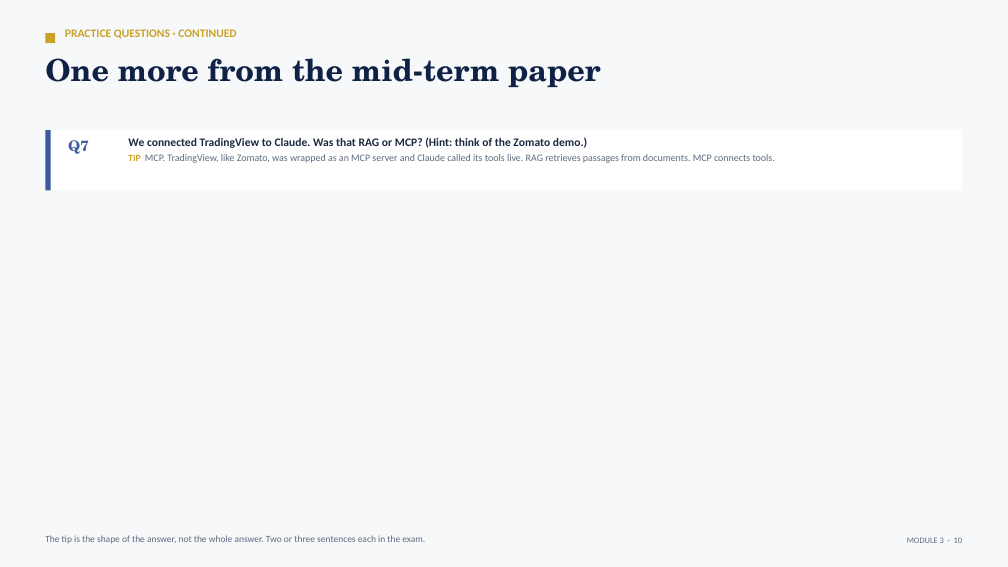
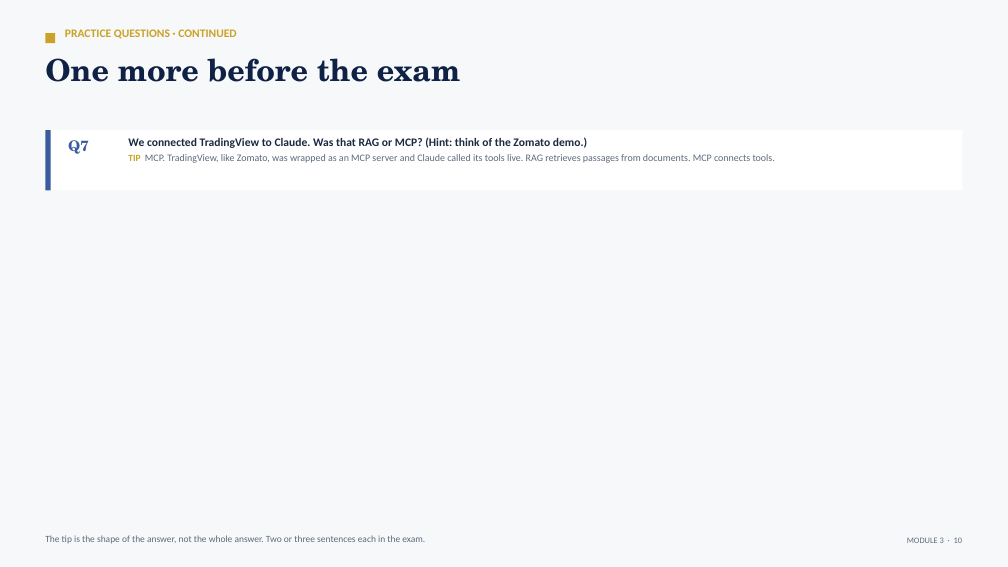
Before and after one commit to tejasgjadhav/AIFINANCE, a slide deck: slide 13 of slides/Module-03-MCP-and-Agent-Orchestration.pptx. Drawn at 1008x567 pixels with LibreOffice and Linux fonts; fonts in the diff are those of the drawing. Boxes give left, top, right and bottom in pixels: in the first picture for what was removed or moved away, otherwise in the second. Text is boxed around its words. In the diff, an @@ line names an element or a change of style, - is before the commit and + after.

```diff
--- a/slides/Module-03-MCP-and-Agent-Orchestration.pptx
+++ b/slides/Module-03-MCP-and-Agent-Orchestration.pptx
@@ text at (45, 58, 461, 82): text changed @@
-One more from the mid-term paper
+One more before the exam
```
Also in this commit, not shown: 2 other files.
